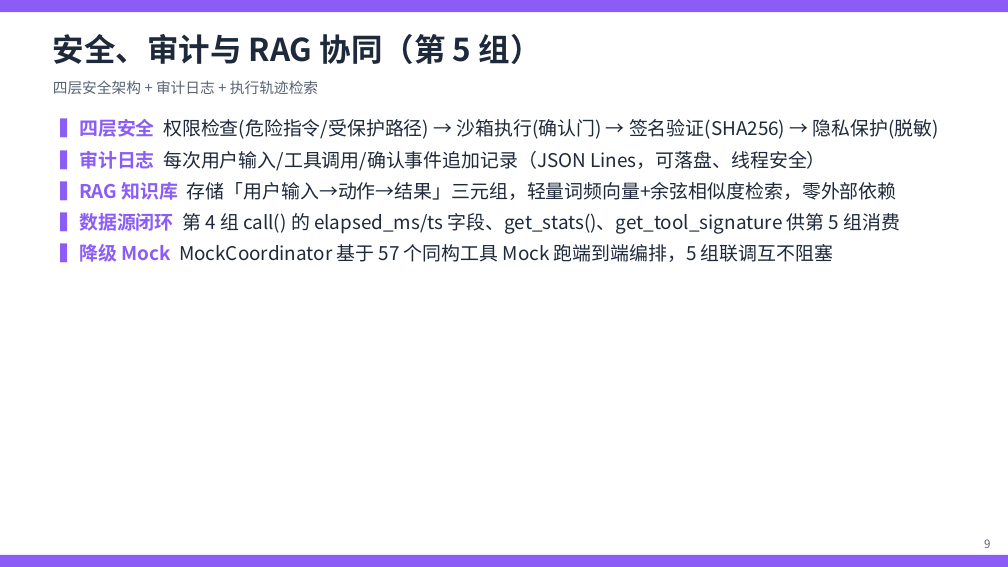
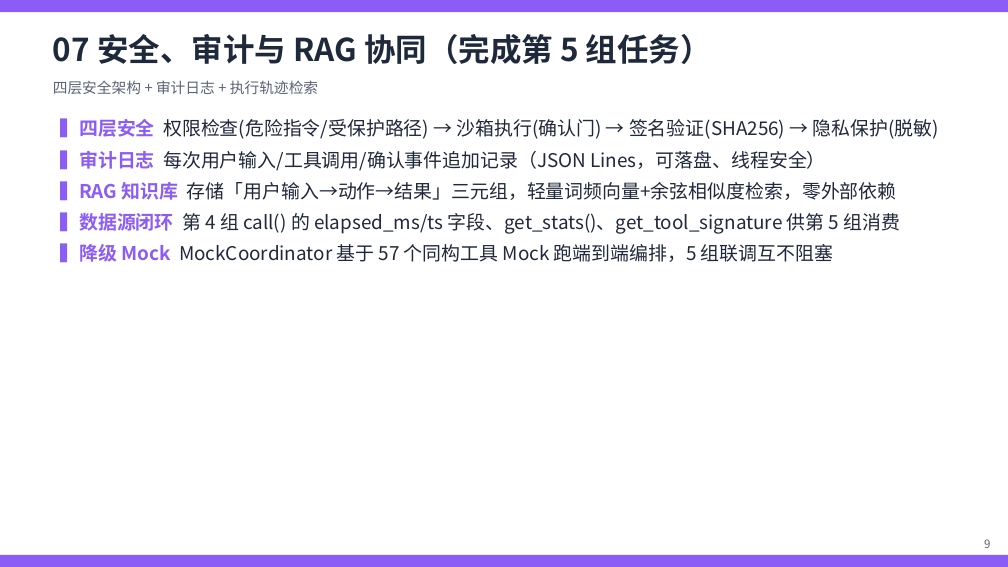
Before and after one commit to yurenhjh/miniyu, a slide deck: slide 10 of docs/第4组汇报PPT.pptx. Drawn at 1008x567 pixels with LibreOffice and Linux fonts; fonts in the diff are those of the drawing. Boxes give left, top, right and bottom in pixels: in the first picture for what was removed or moved away, otherwise in the second. Text is boxed around its words. In the diff, an @@ line names an element or a change of style, - is before the commit and + after.

```diff
--- a/docs/第4组汇报PPT.pptx
+++ b/docs/第4组汇报PPT.pptx
@@ text at (53,34,712,64): text changed @@
-安全、审计与 RAG 协同（第 5 组）
+07 安全、审计与 RAG 协同（完成第 5 组任务）
```
Also in this commit, not shown: 18 other slides changed, 2 slides added, 16 other files.
